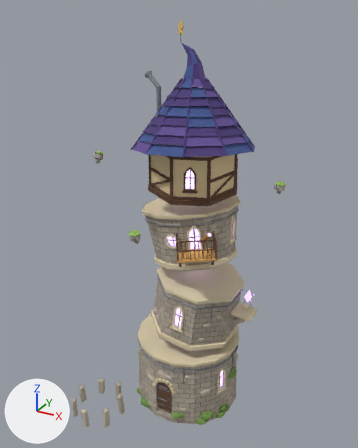
Renders of the glTF model assets/3D/village/structures/wizard_tower.glb from each side of a commit.
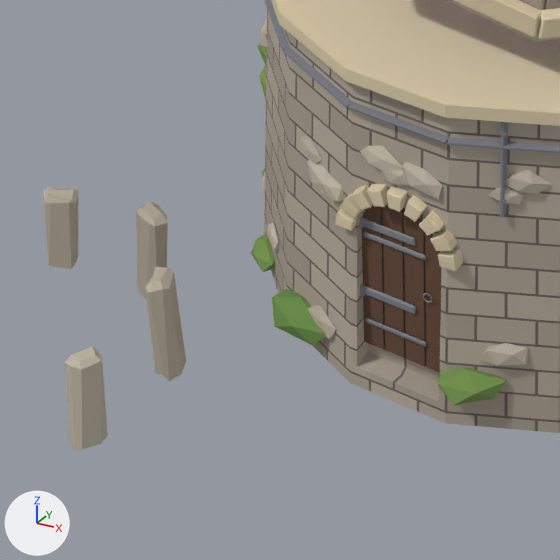
The first picture shows the older version from a 50 mm lens placed at (11.1, -21.3, 21.3), pointed at (-0.2, -0.7, 11.0). The close-ups show the older and then the newer version on the part from 25% to 54% of the width and 77% to 100% of the height of that picture. Only the edits that show in the close-ups are written down. The lights are fixed; the arrows at lower left show +X, +Y and +Z. Objects named as collision shapes, trigger or cutter boxes, shadow casters or lower levels of detail are left out. Where no turn or scale is listed for an object, it has been applied to the vertices.

The first close-up shows 'WizardTower_Door', 'WizardTower_Level_0', 'WizardTower_Level_1', 'WizardTower_Static_Painted'.
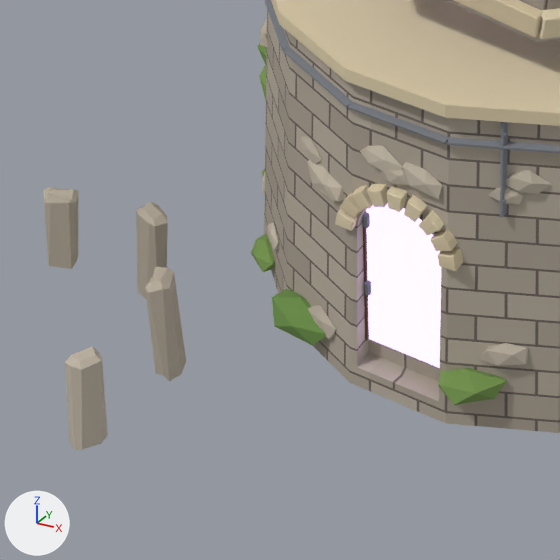
The change, as a list of edits to the scene's bpy script:
```text
Change ob_wizardtower_door:
    ob_wizardtower_door.rotation_euler: (0.0, 0.0, 0.0) -> (0.0, 0.0, 1.551)  # degrees (0, 0, 0) -> degrees (0, 0, 89)
Change ob_wizardtower_level_1:
    ob_wizardtower_level_1.rotation_euler: (-0.000535, 0.122, -0.00439) -> (0.0, 0.122, 0.0)  # degrees (0, 7, -0.3) -> degrees (0, 7, 0)
```

Location of each change, (x1, y1, x2, y2) in pixels of the close-ups (560 x 560 px):
'WizardTower_Door', turned: before (359, 203, 441, 373); after (363, 211, 371, 340)
'WizardTower_Level_1', turned: (447, 0, 560, 42) in both
